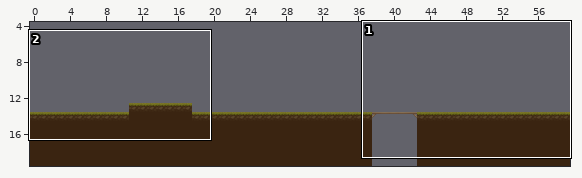
Level history. Tiled map: Engine/Assets/Maps/map.tmx. Above, an overview of the earlier version with the close-up marked.
Close-up. The starting point:
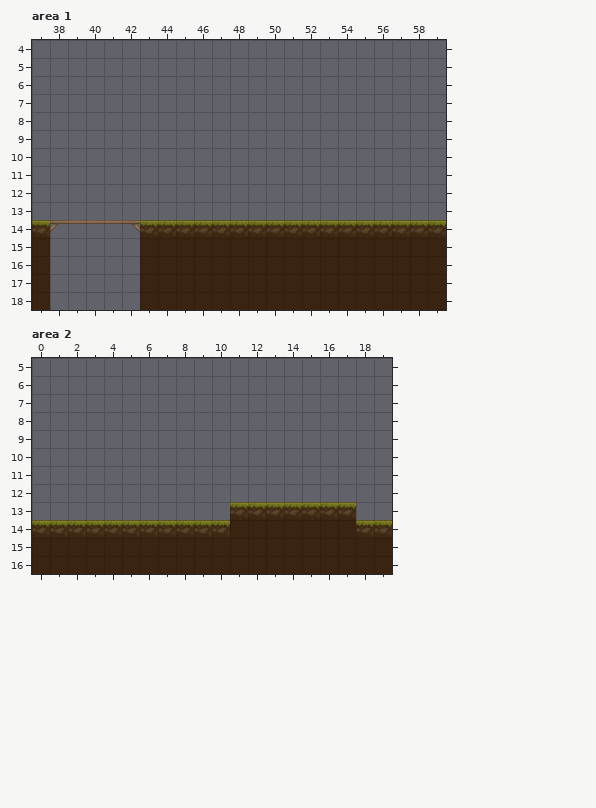
Cells are 32x32 px. Shown: area 1 x 37..59, y 4..18; area 2 x 0..19, y 5..16. The commit also changed other parts of the map, which this record leaves out.
The same view after the edit:
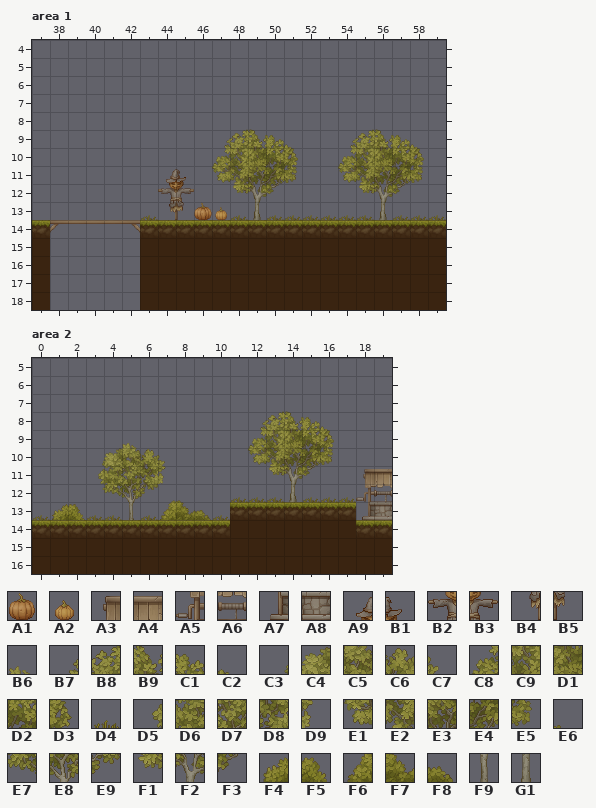
Key: from "TX Village Props": A1 114, A2 115, A3 161, A4 162, A5 193, A6 194, A7 225, A8 226, A9 246, B1 247, B2 278, B3 279, B4 310, B5 311, B6 471, B7 474, B8 475, B9 476, C1 477, C2 478, C3 501, C4 502, C5 503, C6 504, C7 505, C8 506, C9 507, D1 508, D2 509, D3 510, D4 525, D5 533, D6 534, D7 535, D8 536, D9 537, E1 538, E2 539, E3 540, E4 541, E5 542, E6 559, E7 566, E8 567, E9 568, F1 571, F2 572, F3 573, F4 587, F5 588, F6 590, F7 591, F8 592, F9 599, G1 604.
__ is an empty cell.
Tiles of an added or newly shown layer are drawn over the layers below it.
The edit:
Layer "Background" (now shown), area 1:
Tile A1 now appears in row 13 at x 46.
Tile A2 now appears in row 13 at x 47.
Tile A9 now appears in row 11 at x 44.
Tile B1 now appears in row 11 at x 45.
Tile B2 now appears in row 12 at x 44.
Tile B3 now appears in row 12 at x 45.
Tile B4 now appears in row 13 at x 44.
Tile B5 now appears in row 13 at x 45.
Tile B7 now appears in row 9 at x 47 and 54.
Tile B8 now appears in row 9 at x 48 and 55.
Tile B9 now appears in row 9 at x 49 and 56.
Tile C1 now appears in row 9 at x 50 and 57.
Tile C2 now appears in row 9 at x 51 and 58.
Tile C8 now appears in row 10 at x 47 and 54.
Tile C9 now appears in row 10 at x 48 and 55.
Tile D1 now appears in row 10 at x 49 and 56.
Tile D2 now appears in row 10 at x 50 and 57.
Tile D3 now appears in row 10 at x 51 and 58.
Tile D4 now appears in row 13 at x 43, 48, 50 to 55 and 57 to 59.
Tile E1 now appears in row 11 at x 47 and 54.
Tile E2 now appears in row 11 at x 48 and 55.
Tile E3 now appears in row 11 at x 49 and 56.
Tile E4 now appears in row 11 at x 50 and 57.
Tile E5 now appears in row 11 at x 51 and 58.
Tile F1 now appears in row 12 at x 48 and 55.
Tile F2 now appears in row 12 at x 49 and 56.
Tile F3 now appears in row 12 at x 50 and 57.
Tile G1 now appears in row 13 at x 49 and 56.
Layer "Background" (now shown), area 2:
Tile A3 now appears in row 11 at x 18.
Tile A4 now appears in row 11 at x 19.
Tile A5 now appears in row 12 at x 18.
Tile A6 now appears in row 12 at x 19.
Tile A7 now appears in row 13 at x 18.
Tile A8 now appears in row 13 at x 19.
Tile B6 now appears in row 9 at x 5.
Tile B7 now appears in row 8 at x 12.
Tile B8 now appears in row 8 at x 13.
Tile B9 now appears in row 8 at x 14.
Tile C1 now appears in row 8 at x 15.
Tile C2 now appears in row 8 at x 16.
Tile C3 now appears in row 10 at x 3.
Tile C4 now appears in row 10 at x 4.
Tile C5 now appears in row 10 at x 5.
Tile C6 now appears in row 10 at x 6.
Tile C7 now appears in row 10 at x 7.
Tile C8 now appears in row 9 at x 12.
Tile C9 now appears in row 9 at x 13.
Tile D1 now appears in row 9 at x 14.
Tile D2 now appears in row 9 at x 15.
Tile D3 now appears in row 9 at x 16.
Tile D4 now appears in row 12 at x 11 to 13 and 15 to 17; in row 13 at x 0, 3 to 4, 6 and 10.
Tile D5 now appears in row 11 at x 3.
Tile D6 now appears in row 11 at x 4.
Tile D7 now appears in row 11 at x 5.
Tile D8 now appears in row 11 at x 6.
Tile D9 now appears in row 11 at x 7.
Tile E1 now appears in row 10 at x 12.
Tile E2 now appears in row 10 at x 13.
Tile E3 now appears in row 10 at x 14.
Tile E4 now appears in row 10 at x 15.
Tile E5 now appears in row 10 at x 16.
Tile E6 now appears in row 12 at x 8.
Tile E7 now appears in row 12 at x 4.
Tile E8 now appears in row 12 at x 5.
Tile E9 now appears in row 12 at x 6.
Tile F1 now appears in row 11 at x 13.
Tile F2 now appears in row 11 at x 14.
Tile F3 now appears in row 11 at x 15.
Tile F4 now appears in row 13 at x 1.
Tile F5 now appears in row 13 at x 2.
Tile F6 now appears in row 13 at x 7.
Tile F7 now appears in row 13 at x 8.
Tile F8 now appears in row 13 at x 9.
Tile F9 now appears in row 13 at x 5.
Tile G1 now appears in row 12 at x 14.
Where, in picture pixels (left, top, right, bottom), the same in both close-ups:
added: (141, 130, 446, 220)
added: (33, 412, 392, 520)
